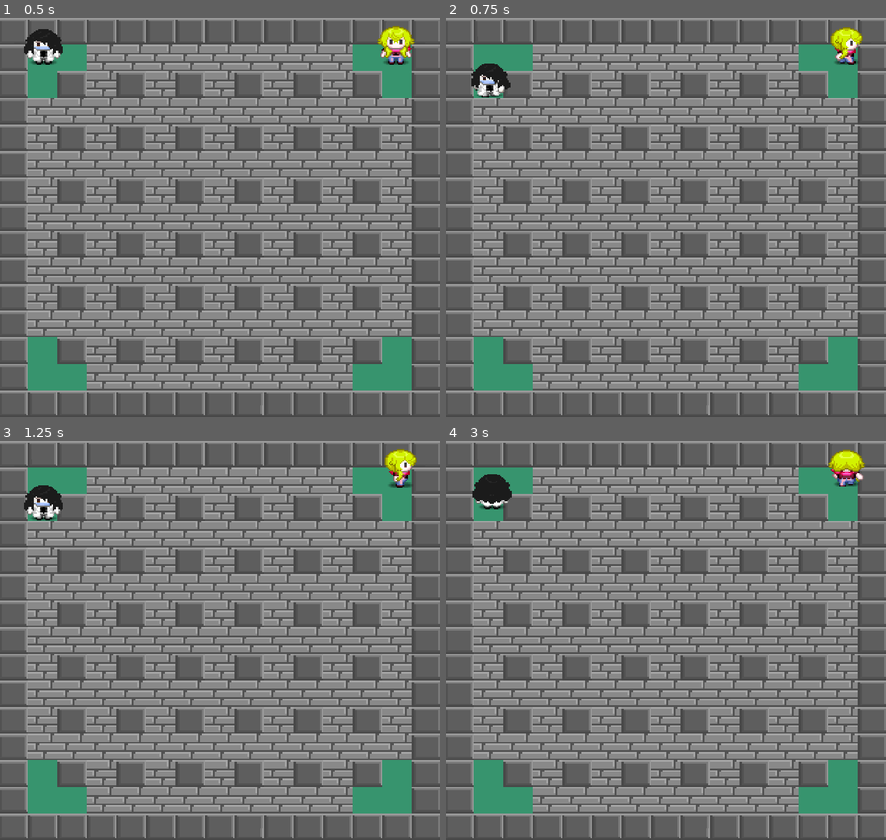
Above: before the commit, frames 1-4 (two rows, left to right).
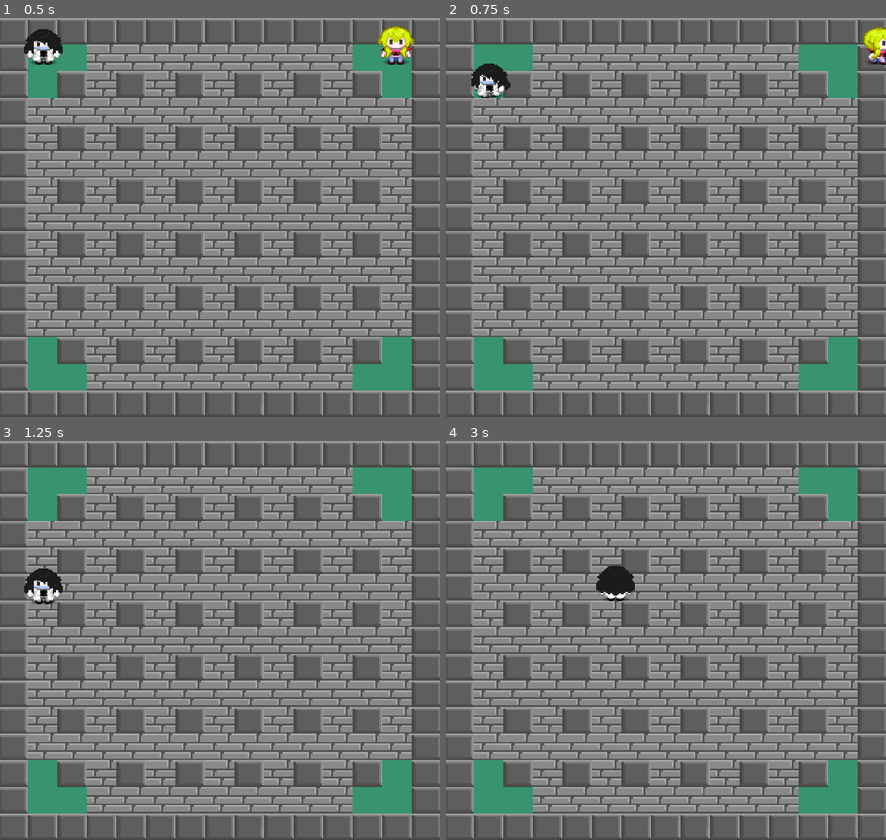
Above: after the commit, the same moments.

Repository: Spopinho25/Bomberman
Game: Godot game, scene res://Scenes/main.tscn
Two runs of this game, one before a commit and one after it. Both use one fixed random seed, a clock stepped at 60 frames per second and the inputs below.
Inputs:
- Up to frame 1 (0.5 s): no input
- Up to frame 2 (0.75 s): tap Enter at 0.5 s; hold Right (MoveRight) from 0.53 s (still down); hold S (P2MoveDown) from 0.53 s (still down)
- Up to frame 3 (1.25 s): keep holding Right (MoveRight); keep holding S (P2MoveDown)
- Up to frame 4 (3 s): release Right (MoveRight) at 1.28 s; release S (P2MoveDown) at 1.28 s; hold Down (MoveDown) 1.28-2.03 s; tap A (P2MoveLeft) at 1.35 s; hold Right (MoveRight) 2.03-2.78 s; hold D (P2MoveRight) 2.03-2.78 s; hold Up (MoveUp) from 2.78 s (still down); tap W (P2MoveUp) at 2.85 s

Frame 1 is identical in both runs. In frame 2, 0.9% of the frame differs, in the area x 5-100%, y 2-21%; in frame 3, 1.7%; in frame 4, 1.8%, in the area x 6-96%, y 2-41%.

Commit message:
CheckPoint

Diff:
--- a/Scenes/desctructible_block.tscn
+++ b/Scenes/desctructible_block.tscn
@@ -11,6 +11,7 @@
 
 [node name="DesctructibleBlock" type="StaticBody2D" groups=["desctructibleBlock"]]
 position = Vector2(-6, -6)
+collision_layer = 129
 collision_mask = 58
 script = ExtResource("1_wpo0r")
 
@@ -23,6 +24,7 @@
 texture = ExtResource("1_qh1nw")
 
 [node name="Area2D_DB" type="Area2D" parent="."]
+collision_layer = 129
 
 [node name="CollisionDB" type="CollisionShape2D" parent="Area2D_DB"]
 position = Vector2(14, 14)
--- a/Scenes/indestructible_block.tscn
+++ b/Scenes/indestructible_block.tscn
@@ -10,6 +10,7 @@
 size = Vector2(16, 16)
 
 [node name="indestructibleBlock" type="StaticBody2D" groups=["indestructibleBlock"]]
+collision_layer = 257
 collision_mask = 10
 script = ExtResource("1_mfbu5")
 
--- a/Scenes/main.tscn
+++ b/Scenes/main.tscn
@@ -1,10 +1,12 @@
-[gd_scene load_steps=12 format=4 uid="uid://c41xukxnefcir"]
+[gd_scene load_steps=15 format=4 uid="uid://c41xukxnefcir"]
 
 [ext_resource type="Texture2D" uid="uid://dk0fnnlnp4x70" path="res://Assets/Block/Spr_Chao.png" id="1_2t5yy"]
+[ext_resource type="Script" path="res://Scripts/ground.gd" id="2_pme2j"]
 [ext_resource type="Texture2D" uid="uid://d1vw48yd5eebi" path="res://Assets/Block/Spr_Parede.png" id="2_t5u21"]
 [ext_resource type="Texture2D" uid="uid://cty25gwntq1ao" path="res://Assets/Block/Spr_ParedeIndes.png" id="3_oogr2"]
 [ext_resource type="PackedScene" uid="uid://bxpahars3cdn8" path="res://Scenes/player.tscn" id="4_5u1ts"]
 [ext_resource type="PackedScene" uid="uid://cp7f7j6orvnvj" path="res://Scenes/player_2.tscn" id="5_4ptm2"]
+[ext_resource type="PackedScene" uid="uid://ot6cyys0prjk" path="res://Scenes/tile_detection.tscn" id="7_b26vl"]
 
 [sub_resource type="TileSetAtlasSource" id="TileSetAtlasSource_m31ca"]
 texture = ExtResource("1_2t5yy")
@@ -15,10 +17,12 @@
 
 [sub_resource type="PhysicsMaterial" id="PhysicsMaterial_xxoeq"]
 
+[sub_resource type="PhysicsMaterial" id="PhysicsMaterial_jx60v"]
+
 [sub_resource type="TileSetAtlasSource" id="TileSetAtlasSource_bjflr"]
 texture = ExtResource("2_t5u21")
 0:0/0 = 0
-0:0/0/physics_layer_0/polygon_0/points = PackedVector2Array(-8, -8, 8, -8, 8, 8, -8, 8)
+0:0/0/physics_layer_1/polygon_0/points = PackedVector2Array(-8, -8, 8, -8, 8, 8, -8, 8)
 
 [sub_resource type="TileSetAtlasSource" id="TileSetAtlasSource_u1q6l"]
 texture = ExtResource("3_oogr2")
@@ -26,9 +30,12 @@
 0:0/0/physics_layer_0/polygon_0/points = PackedVector2Array(-8, -8, 8, -8, 8, 8, -8, 8)
 
 [sub_resource type="TileSet" id="TileSet_uxcyp"]
-physics_layer_0/collision_layer = 1
+physics_layer_0/collision_layer = 256
 physics_layer_0/collision_mask = 58
 physics_layer_0/physics_material = SubResource("PhysicsMaterial_xxoeq")
+physics_layer_1/collision_layer = 128
+physics_layer_1/collision_mask = 58
+physics_layer_1/physics_material = SubResource("PhysicsMaterial_jx60v")
 sources/0 = SubResource("TileSetAtlasSource_bjflr")
 sources/1 = SubResource("TileSetAtlasSource_u1q6l")
 
@@ -41,6 +48,7 @@
 [node name="Ground" type="TileMapLayer" parent="."]
 tile_map_data = PackedByteArray("AAABAAEAAAAAAAAAAAABAAIAAAAAAAAAAAABAAMAAAAAAAAAAAABAAQAAAAAAAAAAAABAAUAAAAAAAAAAAABAA …(2624 unchanged characters)…
 tile_set = SubResource("TileSet_eymvt")
+script = ExtResource("2_pme2j")
 
 [node name="Block" type="TileMapLayer" parent="."]
 tile_map_data = PackedByteArray("AAAAAAAAAQAAAAAAAAABAAAAAQAAAAAAAAACAAAAAQAAAAAAAAADAAAAAQAAAAAAAAAEAAAAAQAAAAAAAAAFAA …(3328 unchanged characters)…
@@ -51,3 +59,7 @@
 
 [node name="Player2" parent="." instance=ExtResource("5_4ptm2")]
 position = Vector2(24, 28)
+
+[node name="TileDetection" parent="." instance=ExtResource("7_b26vl")]
+position = Vector2(103, 121)
+scale = Vector2(0.0577185, 0.0453841)
--- /dev/null
+++ b/Scenes/tile_detection.tscn
@@ -0,0 +1,336 @@
+[gd_scene load_steps=34 format=3 uid="uid://ot6cyys0prjk"]
+
+[ext_resource type="Script" path="res://Scripts/tile_detection.gd" id="1_w2feb"]
+[ext_resource type="Texture2D" uid="uid://ch3qchx3tp73l" path="res://Assets/sprites/Bomb/ExplosionStart64.png" id="2_36bfe"]
+[ext_resource type="Texture2D" uid="uid://df7hfyw5pd2r3" path="res://Assets/sprites/Bomb/ExplosionEnd64.png" id="3_vp1kf"]
+[ext_resource type="Texture2D" uid="uid://cl25xvwln08kf" path="res://Assets/sprites/Bomb/BrickDestroy64.png" id="4_c6xlm"]
+
+[sub_resource type="RectangleShape2D" id="RectangleShape2D_7v2cy"]
+size = Vector2(64, 64)
+
+[sub_resource type="AtlasTexture" id="AtlasTexture_3oqbg"]
+atlas = ExtResource("2_36bfe")
+region = Rect2(0, 0, 16, 64)
+
+[sub_resource type="AtlasTexture" id="AtlasTexture_xpt5v"]
+atlas = ExtResource("2_36bfe")
+region = Rect2(16, 0, 16, 64)
+
+[sub_resource type="AtlasTexture" id="AtlasTexture_r6fp6"]
+atlas = ExtResource("2_36bfe")
+region = Rect2(32, 0, 16, 64)
+
+[sub_resource type="AtlasTexture" id="AtlasTexture_l1s3b"]
+atlas = ExtResource("2_36bfe")
+region = Rect2(48, 0, 16, 64)
+
+[sub_resource type="AtlasTexture" id="AtlasTexture_3hhkf"]
+atlas = ExtResource("2_36bfe")
+region = Rect2(64, 0, 16, 64)
+
+[sub_resource type="AtlasTexture" id="AtlasTexture_6yk1r"]
+atlas = ExtResource("2_36bfe")
+region = Rect2(80, 0, 16, 64)
+
+[sub_resource type="AtlasTexture" id="AtlasTexture_y15td"]
+atlas = ExtResource("2_36bfe")
+region = Rect2(96, 0, 16, 64)
+
+[sub_resource type="AtlasTexture" id="AtlasTexture_5hsab"]
+atlas = ExtResource("2_36bfe")
+region = Rect2(112, 0, 16, 64)
+
+[sub_resource type="SpriteFrames" id="SpriteFrames_arlfr"]
+animations = [{
+"frames": [{
+"duration": 1.0,
+"texture": SubResource("AtlasTexture_3oqbg")
+}, {
+"duration": 1.0,
+"texture": SubResource("AtlasTexture_xpt5v")
+}, {
+"duration": 1.0,
+"texture": SubResource("AtlasTexture_r6fp6")
+}, {
+"duration": 1.0,
+"texture": SubResource("AtlasTexture_l1s3b")
+}, {
+"duration": 1.0,
+"texture": SubResource("AtlasTexture_3hhkf")
+}, {
+"duration": 1.0,
+"texture": SubResource("AtlasTexture_6yk1r")
+}, {
+"duration": 1.0,
+"texture": SubResource("AtlasTexture_y15td")
+}, {
+"duration": 1.0,
+"texture": SubResource("AtlasTexture_5hsab")
+}],
+"loop": true,
+"name": &"default",
+"speed": 10.0
+}]
+
+[sub_resource type="RectangleShape2D" id="RectangleShape2D_3mi6g"]
+size = Vector2(8, 31)
+
+[sub_resource type="AtlasTexture" id="AtlasTexture_krrhc"]
+atlas = ExtResource("3_vp1kf")
+region = Rect2(0, 0, 32, 64)
+
+[sub_resource type="AtlasTexture" id="AtlasTexture_dmxdh"]
+atlas = ExtResource("3_vp1kf")
+region = Rect2(32, 0, 32, 64)
+
+[sub_resource type="AtlasTexture" id="AtlasTexture_kv66s"]
+atlas = ExtResource("3_vp1kf")
+region = Rect2(64, 0, 32, 64)
+
+[sub_resource type="AtlasTexture" id="AtlasTexture_m74kb"]
+atlas = ExtResource("3_vp1kf")
+region = Rect2(96, 0, 32, 64)
+
+[sub_resource type="AtlasTexture" id="AtlasTexture_ewl51"]
+atlas = ExtResource("3_vp1kf")
+region = Rect2(128, 0, 32, 64)
+
+[sub_resource type="AtlasTexture" id="AtlasTexture_ibpgr"]
+atlas = ExtResource("3_vp1kf")
+region = Rect2(160, 0, 32, 64)
+
+[sub_resource type="AtlasTexture" id="AtlasTexture_hkya6"]
+atlas = ExtResource("3_vp1kf")
+region = Rect2(192, 0, 32, 64)
+
+[sub_resource type="AtlasTexture" id="AtlasTexture_b51rd"]
+atlas = ExtResource("3_vp1kf")
+region = Rect2(224, 0, 32, 64)
+
+[sub_resource type="SpriteFrames" id="SpriteFrames_u8qn3"]
+animations = [{
+"frames": [{
+"duration": 1.0,
+"texture": SubResource("AtlasTexture_krrhc")
+}, {
+"duration": 1.0,
+"texture": SubResource("AtlasTexture_dmxdh")
+}, {
+"duration": 1.0,
+"texture": SubResource("AtlasTexture_kv66s")
+}, {
+"duration": 1.0,
+"texture": SubResource("AtlasTexture_m74kb")
+}, {
+"duration": 1.0,
+"texture": SubResource("AtlasTexture_ewl51")
+}, {
+"duration": 1.0,
+"texture": SubResource("AtlasTexture_ibpgr")
+}, {
+"duration": 1.0,
+"texture": SubResource("AtlasTexture_hkya6")
+}, {
+"duration": 1.0,
+"texture": SubResource("AtlasTexture_b51rd")
+}],
+"loop": true,
+"name": &"default",
+"speed": 5.0
+}]
+
+[sub_resource type="AtlasTexture" id="AtlasTexture_3xpvj"]
+atlas = ExtResource("4_c6xlm")
+region = Rect2(0, 0, 14, 64)
+
+[sub_resource type="AtlasTexture" id="AtlasTexture_osavx"]
+atlas = ExtResource("4_c6xlm")
+region = Rect2(14, 0, 14, 64)
+
+[sub_resource type="AtlasTexture" id="AtlasTexture_xscys"]
+atlas = ExtResource("4_c6xlm")
+region = Rect2(28, 0, 14, 64)
+
+[sub_resource type="AtlasTexture" id="AtlasTexture_2enhk"]
+atlas = ExtResource("4_c6xlm")
+region = Rect2(42, 0, 14, 64)
+
+[sub_resource type="AtlasTexture" id="AtlasTexture_xs5rc"]
+atlas = ExtResource("4_c6xlm")
+region = Rect2(56, 0, 14, 64)
+
+[sub_resource type="AtlasTexture" id="AtlasTexture_s8shp"]
+atlas = ExtResource("4_c6xlm")
+region = Rect2(70, 0, 14, 64)
+
+[sub_resource type="AtlasTexture" id="AtlasTexture_0t7mm"]
+atlas = ExtResource("4_c6xlm")
+region = Rect2(84, 0, 14, 64)
+
+[sub_resource type="AtlasTexture" id="AtlasTexture_plfkr"]
+atlas = ExtResource("4_c6xlm")
+region = Rect2(98, 0, 14, 64)
+
+[sub_resource type="SpriteFrames" id="SpriteFrames_mj3fq"]
+animations = [{
+"frames": [{
+"duration": 1.0,
+"texture": SubResource("AtlasTexture_3xpvj")
+}, {
+"duration": 1.0,
+"texture": SubResource("AtlasTexture_osavx")
+}, {
+"duration": 1.0,
+"texture": SubResource("AtlasTexture_xscys")
+}, {
+"duration": 1.0,
+"texture": SubResource("AtlasTexture_2enhk")
+}, {
+"duration": 1.0,
+"texture": SubResource("AtlasTexture_xs5rc")
+}, {
+"duration": 1.0,
+"texture": SubResource("AtlasTexture_s8shp")
+}, {
+"duration": 1.0,
+"texture": SubResource("AtlasTexture_0t7mm")
+}, {
+"duration": 1.0,
+"texture": SubResource("AtlasTexture_plfkr")
+}],
+"loop": true,
+"name": &"default",
+"speed": 5.0
+}]
+
+[node name="TileDetection" type="Area2D"]
+collision_layer = 0
+collision_mask = 385
+script = ExtResource("1_w2feb")
+
+[node name="CollisionShape2D" type="CollisionShape2D" parent="."]
+shape = SubResource("RectangleShape2D_7v2cy")
+
+[node name="AnimatedSprite2D" type="AnimatedSprite2D" parent="."]
+visible = false
+scale = Vector2(4, 1)
+sprite_frames = SubResource("SpriteFrames_arlfr")
+autoplay = "default"
+frame_progress = 0.340353
+
+[node name="RightTile" type="Area2D" parent="."]
+position = Vector2(64, 0)
+scale = Vector2(4, 1)
+collision_layer = 0
+collision_mask = 385
+
+[node name="CollisionShape2D" type="CollisionShape2D" parent="RightTile"]
+position = Vector2(-4, 0)
+shape = SubResource("RectangleShape2D_3mi6g")
+
+[node name="RightExplosion" type="AnimatedSprite2D" parent="RightTile"]
+visible = false
+position = Vector2(-1.625, 1)
+scale = Vector2(0.382813, 1)
+sprite_frames = SubResource("SpriteFrames_u8qn3")
+autoplay = "default"
+frame = 1
+frame_progress = 0.841633
+
+[node name="RightTileExplosion" type="AnimatedSprite2D" parent="RightTile"]
+visible = false
+position = Vector2(-1.625, 1.43051e-06)
+scale = Vector2(0.803571, 1)
+sprite_frames = SubResource("SpriteFrames_mj3fq")
+autoplay = "default"
+
+[node name="LeftTile" type="Area2D" parent="."]
+position = Vector2(-64, 0)
+scale = Vector2(4, 1)
+collision_layer = 0
+collision_mask = 385
+
+[node name="CollisionShape2D" type="CollisionShape2D" parent="LeftTile"]
+position = Vector2(4, 0)
+shape = SubResource("RectangleShape2D_3mi6g")
+
+[node name="LeftExplosion" type="AnimatedSprite2D" parent="LeftTile"]
+visible = false
+position = Vector2(0.962549, 1)
+rotation = 3.14159
+scale = Vector2(0.432028, 1)
+sprite_frames = SubResource("SpriteFrames_u8qn3")
+autoplay = "default"
+frame = 1
+frame_progress = 0.841633
+
+[node name="LeftTileExplosion" type="AnimatedSprite2D" parent="LeftTile"]
+visible = false
+position = Vector2(0.75, 1.43051e-06)
+scale = Vector2(0.928571, 1)
+sprite_frames = SubResource("SpriteFrames_mj3fq")
+autoplay = "default"
+
+[node name="UpTile" type="Area2D" parent="."]
+scale = Vector2(4, 1)
+collision_layer = 0
+collision_mask = 385
+
+[node name="CollisionShape2D" type="CollisionShape2D" parent="UpTile"]
+position = Vector2(0, -48)
+shape = SubResource("RectangleShape2D_3mi6g")
+
+[node name="UpExplosion" type="AnimatedSprite2D" parent="UpTile"]
+visible = false
+position = Vector2(0.0450478, -48.7782)
+rotation = -1.5708
+scale = Vector2(0.918164, 0.124403)
+sprite_frames = SubResource("SpriteFrames_u8qn3")
+autoplay = "default"
+frame = 1
+frame_progress = 0.841633
+
+[node name="UpTileExplosion" type="AnimatedSprite2D" parent="UpTile"]
+visible = false
+position = Vector2(1.2666e-07, -48)
+scale = Vector2(0.571429, 0.40625)
+sprite_frames = SubResource("SpriteFrames_mj3fq")
+autoplay = "default"
+
+[node name="DownTile" type="Area2D" parent="."]
+position = Vector2(0, 64)
+scale = Vector2(4, 1)
+collision_layer = 0
+collision_mask = 385
+
+[node name="CollisionShape2D" type="CollisionShape2D" parent="DownTile"]
+position = Vector2(0, -16)
+shape = SubResource("RectangleShape2D_3mi6g")
+
+[node name="DownExplosion" type="AnimatedSprite2D" parent="DownTile"]
+visible = false
+position = Vector2(2.98023e-08, -5.6479)
+rotation = 1.5708
+scale = Vector2(1.62767, 0.252508)
+sprite_frames = SubResource("SpriteFrames_u8qn3")
+autoplay = "default"
+frame = 1
+frame_progress = 0.841633
+
+[node name="DownTileExplosion" type="AnimatedSprite2D" parent="DownTile"]
+visible = false
+position = Vector2(0.125, -2.5)
+scale = Vector2(1.125, 0.859375)
+sprite_frames = SubResource("SpriteFrames_mj3fq")
+autoplay = "default"
+
+[connection signal="area_entered" from="." to="." method="_on_area_entered"]
+[connection signal="animation_finished" from="AnimatedSprite2D" to="." method="_on_animated_sprite_2d_animation_finished"]
+[connection signal="area_entered" from="RightTile" to="." method="_on_right_tile_area_entered"]
+[connection signal="body_entered" from="RightTile" to="." method="_on_right_tile_body_entered"]
+[connection signal="area_entered" from="LeftTile" to="." method="_on_left_tile_area_entered"]
+[connection signal="body_entered" from="LeftTile" to="." method="_on_left_tile_body_entered"]
+[connection signal="area_entered" from="UpTile" to="." method="_on_up_tile_area_entered"]
+[connection signal="body_entered" from="UpTile" to="." method="_on_up_tile_body_entered"]
+[connection signal="area_entered" from="DownTile" to="." method="_on_down_tile_area_entered"]
+[connection signal="body_entered" from="DownTile" to="." method="_on_down_tile_body_entered"]
--- /dev/null
+++ b/Scripts/ground.gd
@@ -0,0 +1,4 @@
+extends TileMapLayer
+
+
+class_name Ground
--- /dev/null
+++ b/Scripts/tile_detection.gd
@@ -0,0 +1,100 @@
+extends Area2D
+
+# use control to drag and drop
+@onready var animated_sprite_2d: AnimatedSprite2D = $AnimatedSprite2D
+@onready var right_explosion: AnimatedSprite2D = $RightTile/RightExplosion
+@onready var right_tile_explosion: AnimatedSprite2D = $RightTile/RightTileExplosion
+@onready var left_explosion: AnimatedSprite2D = $LeftTile/LeftExplosion
+@onready var left_tile_explosion: AnimatedSprite2D = $LeftTile/LeftTileExplosion
+@onready var up_explosion: AnimatedSprite2D = $UpTile/UpExplosion
+@onready var up_tile_explosion: AnimatedSprite2D = $UpTile/UpTileExplosion
+@onready var down_explosion: AnimatedSprite2D = $DownTile/DownExplosion
+@onready var down_tile_explosion: AnimatedSprite2D = $DownTile/DownTileExplosion
+
+var light = false
+var left = false
+var up = false
+var down = false
+
+var SpawnChance = 0.2
+
+var SpawnItem = [
+	preload("res://Scenes/increase_speed.tscn"),
+	preload("res://Scenes/more_bomb.tscn")
+]
+
+func Spawn_Pick_Up_():
+
+	# check os the spawn chance is greater than random outcome of ran
+	if SpawnChance > randf():
+
+			# randomise the spawn items
+			var SpawnRandom = SpawnItem[randi() % SpawnItem.size()]
+
+			# ceate an instance of the spawn random
+			var SpawnInstance = SpawnRandom.instantiate()
+
+			# set the Spawn instance posistion to the tile detecion position
+			SpawnInstance.global_position = global_position
+
+			# add it as a child to the scene
+			get_tree().root.call_deferred("add_child", SpawnInstance)
+
+
+func _on_right_tile_area_entered(area: Area2D):
+	pass # Replace with function body.
+
+
+func _on_right_tile_body_entered(body: Node2D):
+	_on_body_entered(body)
+
+
+func _on_left_tile_area_entered(area: Area2D):
+	pass # Replace with function body.
+
+
+func _on_left_tile_body_entered(body: Node2D):
+	_on_body_entered(body)
+
+
+func _on_up_tile_area_entered(area: Area2D):
+	pass # Replace with function body.
+
+
+func _on_up_tile_body_entered(body: Node2D):
+	_on_body_entered(body)
+
+
+func _on_down_tile_area_entered(area: Area2D):
+	pass # Replace with function body.
+
+
+func _on_down_tile_body_entered(body: Node2D):
+	_on_body_entered(body)
+
+
+func _on_animated_sprite_2d_animation_finished():
+
+	#check if the animation has finished playing
+	if animated_sprite_2d.animation == "default":
+
+		# delete the game object
+		queue_free()
+
+
+func _on_area_entered(area: Area2D):
+	if area.collision_layer == 8:
+		print("boom")
+		#area.get_parent().visible = false
+		animated_sprite_2d.visible = true
+
+func _on_body_entered(body: Node2D):
+	if body is TileMapLayer:
+		print("TILE COLLISION: ", position)
+		var tile_map = body as TileMapLayer
+		var world_2d = tile_map.get_world_2d()
+
+
+		# Now you have the tile ID that was collided with!
+		#if tile_data != null:
+			#print("Collided with tile ID:", tile_data)
--- a/project.godot
+++ b/project.godot
@@ -82,6 +82,8 @@
 2d_physics/layer_5="bombPlayer"
 2d_physics/layer_6="bombEnemies"
 2d_physics/layer_7="bomb"
+2d_physics/layer_8="blockDestructible"
+2d_physics/layer_9="blockIndestructible"
 
 [rendering]
 
Binary file added: Assets/sprites/Bomb/BrickDestroy64.png
Not shown, added: Assets/sprites/Bomb/BrickDestroy64.png.import
Binary file added: Assets/sprites/Bomb/ExplosionEnd64.png
Not shown, added: Assets/sprites/Bomb/ExplosionEnd64.png.import
Binary file added: Assets/sprites/Bomb/ExplosionMiddle64.png
Not shown, added: Assets/sprites/Bomb/ExplosionMiddle64.png.import
Binary file added: Assets/sprites/Bomb/ExplosionStart64.png
Not shown, added: Assets/sprites/Bomb/ExplosionStart64.png.import
